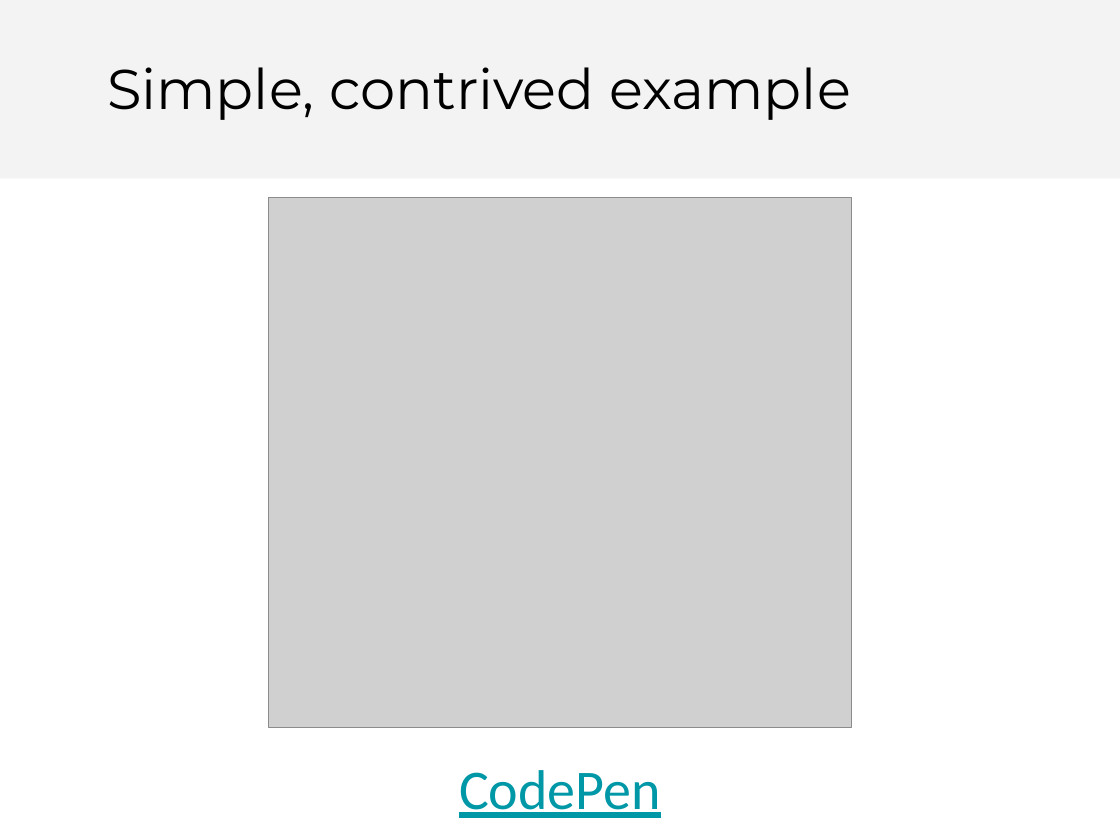
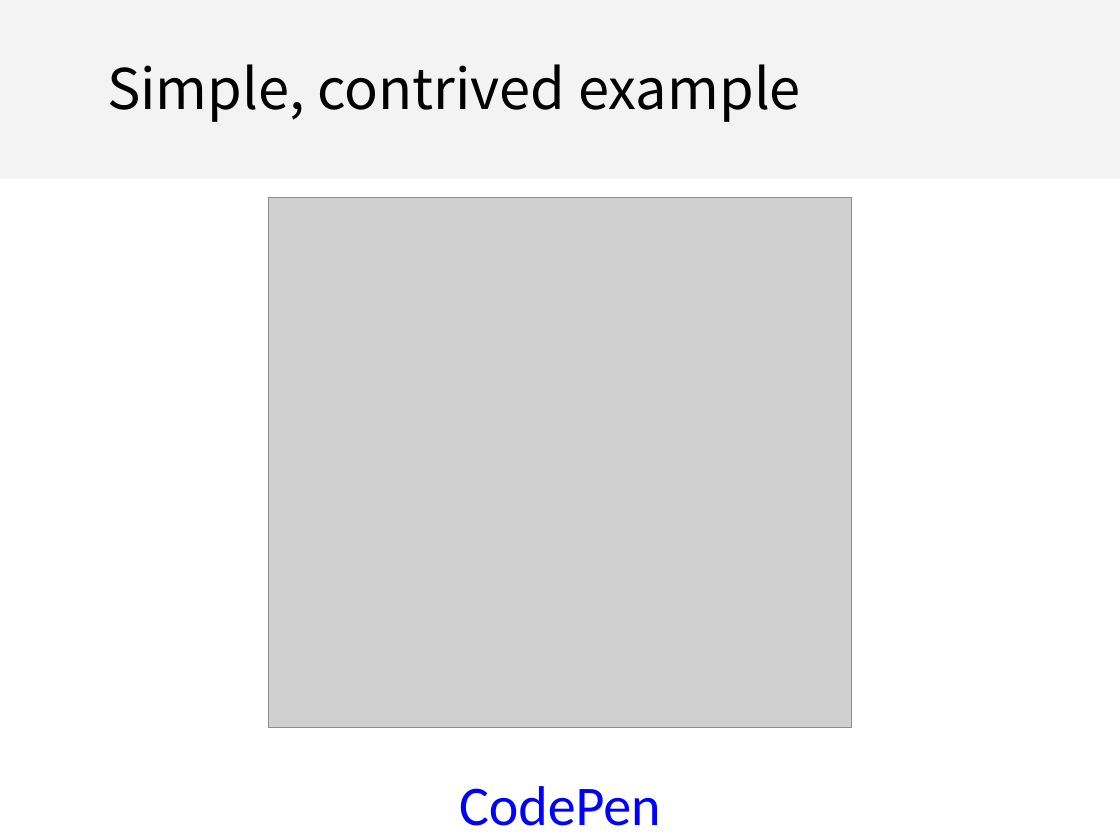
Before and after one commit to fullstackccu/fullstackccu.github.io, a slide deck: slide 51 of lectures/13/lecture13.odp (slide 53 before the commit). Drawn at 1120x840 pixels with LibreOffice and Linux fonts; fonts in the diff are those of the drawing; grey boxes stand for pictures. Boxes give left, top, right and bottom in pixels: in the first picture for what was removed or moved away, otherwise in the second. Text is boxed around its words. In the diff, an @@ line names an element or a change of style, - is before the commit and + after.

```diff
--- a/lectures/13/lecture13.odp
+++ b/lectures/13/lecture13.odp
@@ title "Simple, contrived example" at (107, 64, 801, 122): font Montserrat to Noto Sans CJK SC @@
@@ text "CodePen": place and size @@
-text "CodePen" at (459, 770, 661, 818)
+text "CodePen" at (459, 786, 661, 826)
@@ text "CodePen" at (459, 786, 661, 826): text colour #0097A7 to #0000FF @@
```
Also in this commit, not shown: 8 other slides changed, 4 slides removed, 1 other file.
